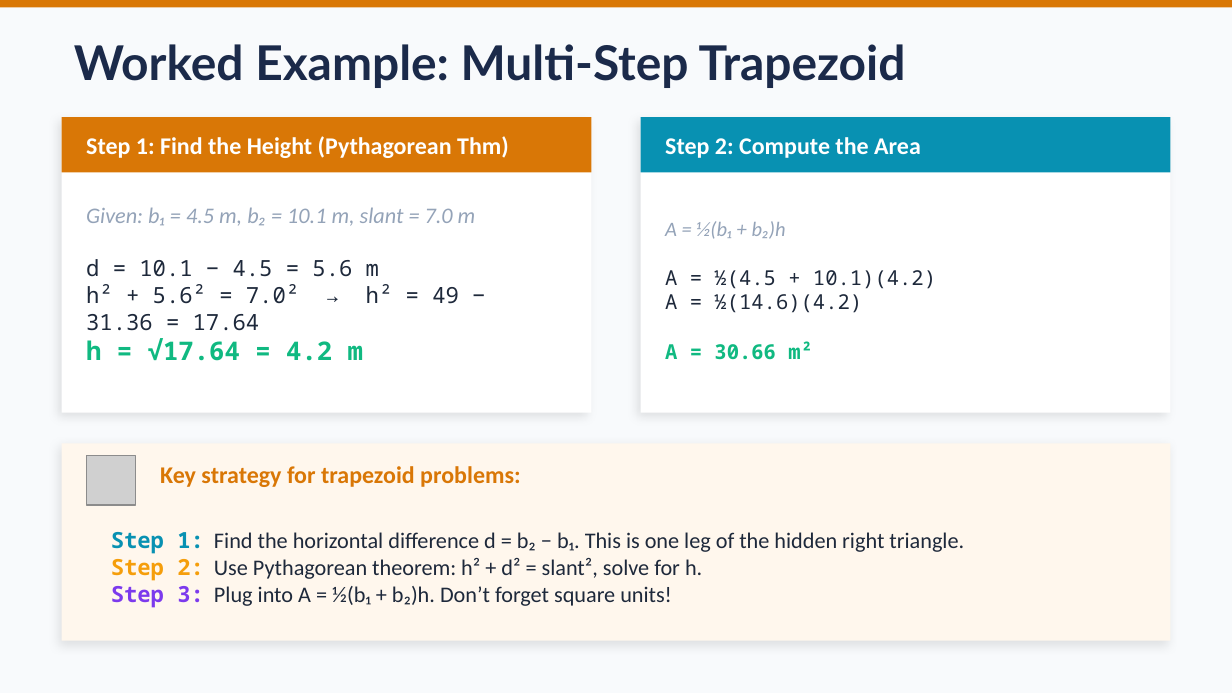
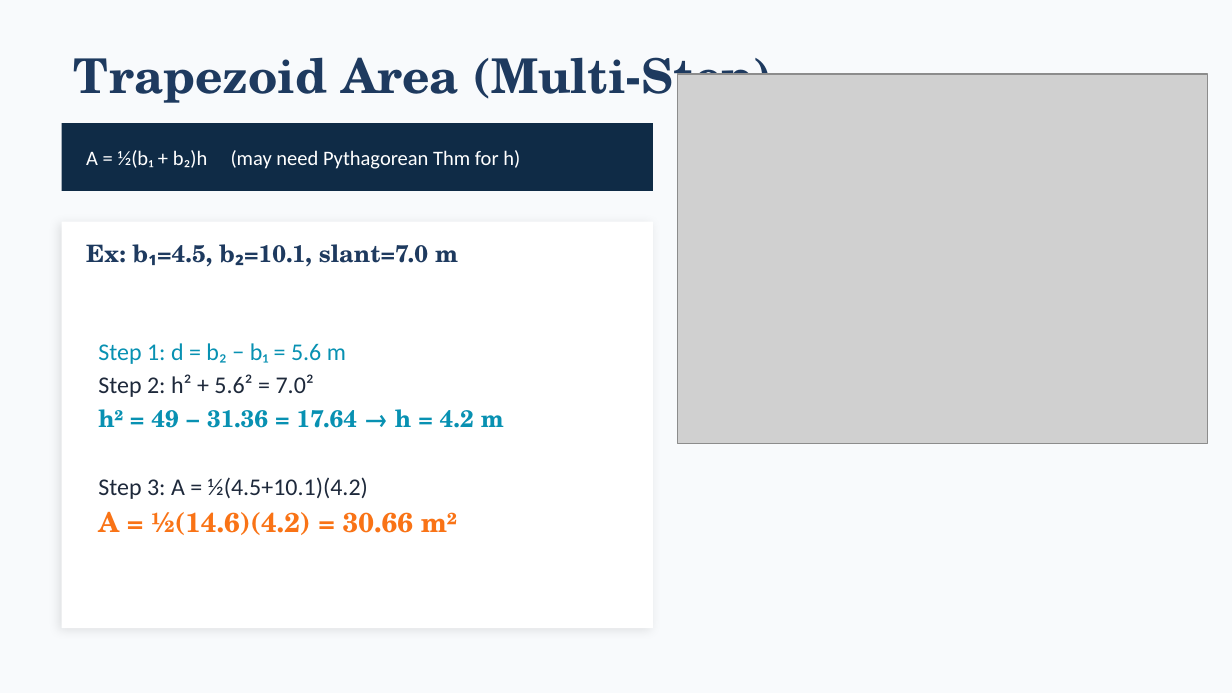
Before and after one commit to andrewhvolk/andrewhvolk.github.io, a slide deck: slide 8 of slides/Math130Unit2E.pptx (slide 17 before the commit). Drawn at 1232x693 pixels with LibreOffice and Linux fonts; fonts in the diff are those of the drawing; grey boxes stand for pictures. Boxes give left, top, right and bottom in pixels: in the first picture for what was removed or moved away, otherwise in the second. Text is boxed around its words. In the diff, an @@ line names an element or a change of style, - is before the commit and + after.

```diff
--- a/slides/Math130Unit2E.pptx
+++ b/slides/Math130Unit2E.pptx
@@ rectangle removed at [0, 0, 1232, 7] @@
@@ text at [74, 57, 772, 109]: text changed; font Lato to TeX Gyre Schola; text colour #1B2A4A to #1E3A5F @@
-Worked Example: Multi-Step Trapezoid
+Trapezoid Area (Multi-Step)
@@ picture added at [678, 74, 1207, 444] @@
@@ rectangle removed at [641, 117, 1170, 413] @@
@@ rectangle removed at [641, 117, 1170, 172] @@
@@ rectangle: place and size @@
-rectangle at [62, 117, 591, 172]
+rectangle at [62, 123, 653, 191]
@@ rectangle at [62, 123, 653, 191]: fill #D97706 to #0F2B46 @@
@@ text removed at [665, 137, 921, 158] @@
-Step 2: Compute the Area
@@ text at [86, 150, 520, 169]: text changed; size 14 to 12 pt; bold off @@
-Step 1: Find the Height (Pythagorean Thm)
+A = ½(b₁ + b₂)h (may need Pythagorean Thm for h)
@@ rectangle: place and size @@
-rectangle at [62, 117, 591, 413]
+rectangle at [62, 222, 653, 628]
@@ rectangle at [62, 222, 653, 628]: shadow changed @@
@@ text at [86, 244, 458, 267]: text changed; size 13 to 14 pt; font Noto Sans Mono to TeX Gyre Schola; text colour #1E293B to #1E3A5F; bold on @@
-Given: b₁ = 4.5 m, b₂ = 10.1 m, slant = 7.0 m
-d = 10.1 − 4.5 = 5.6 m
-h² + 5.6² = 7.0² → h² = 49 − 31.36 = 17.64
-h = √17.64 = 4.2 m
+Ex: b₁=4.5, b₂=10.1, slant=7.0 m
@@ text at [98, 343, 504, 535]: text changed; size 12 to 14 pt; font Noto Sans Mono to Calibri; text colour #1E293B to #0891B2 @@
-A = ½(b₁ + b₂)h
-A = ½(4.5 + 10.1)(4.2)
-A = ½(14.6)(4.2)
-A = 30.66 m²
+Step 1: d = b₂ − b₁ = 5.6 m
+Step 2: h² + 5.6² = 7.0²
+h² = 49 − 31.36 = 17.64 → h = 4.2 m
+Step 3: A = ½(4.5+10.1)(4.2)
+A = ½(14.6)(4.2) = 30.66 m²
@@ rectangle removed at [62, 444, 1170, 641] @@
@@ picture removed at [86, 456, 136, 505] @@
@@ text removed at [160, 466, 521, 487] @@
-Key strategy for trapezoid problems:
@@ text removed at [111, 532, 964, 608] @@
-Step 1: Find the horizontal difference d = b₂ − b₁. This is one leg of the hidden right triangle.
-Step 2: Use Pythagorean theorem: h² + d² = slant², solve for h.
-Step 3: Plug into A = ½(b₁ + b₂)h. Don’t forget square units!
```
Also in this commit, not shown: 9 other slides changed, 3 slides added, 15 slides removed, 4 other files.
